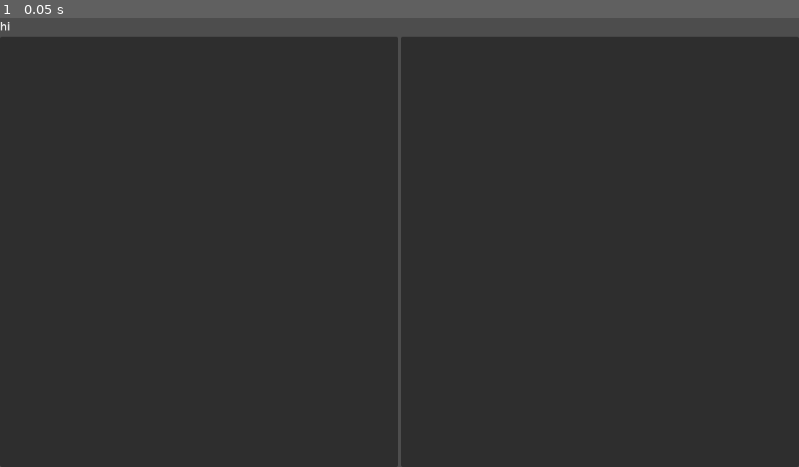
Above: before the commit, frame 1.
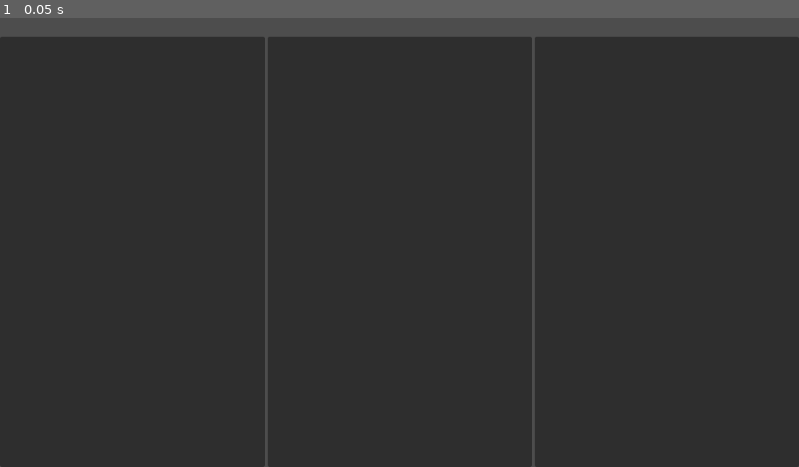
Above: after the commit, the same moment.

Repository: Virus-Axel/godot-solana-sdk
Game: Godot game, scene res://anchor_program_demos.tscn
The game is run twice, just before and just after one commit, with the same random seed, the same clock (stepped at 60 frames per second) and the same inputs.
Inputs:
- Up to frame 1 (0.05 s): no input

The runs differ from the first frame. In frame 1, 1.1% of the frame differs, in the area x 0-67%, y 0-100%.
Error before the commit: Invalid call. Nonexistent function 'set_pid' in base 'Node'. (res://AnchorProgramDemos.gd:37)
Error after the commit: Parse Error: Could not find type "Instruction" in the current scope. (res://AnchorProgramDemos.gd:73)

Commit message:
Add build instruction demo
Add a demo for loading an IDL from a JSON file. These changes also include
a fix for PID property. It is changed to be mandatory and always visible.

Diff:
--- a/example/AnchorProgram/AnchorProgramDemos.gd
+++ b/example/AnchorProgram/AnchorProgramDemos.gd
@@ -1,7 +1,7 @@
 extends VBoxContainer
 
 
-const TOTAL_CASES := 2
+const TOTAL_CASES := 4
 var passed_test_mask := 0
 
 
@@ -43,6 +43,21 @@
 	PASS(0)
 
 
+func read_idl_from_json():
+	# This should not be done from gdscript.
+	# Use the editor properties instead.
+	# This function is only for testing purposes.
+
+	$AnchorProgram2.set_pid("CndyV3LdqHUfDLmE5naZjVN8rBZz4tqhdefbAnjHG3JR")
+	$AnchorProgram2.json_file = load("res://test_idl.json")
+	$AnchorProgram2.set_try_from_json_file(true)
+
+	assert(not $AnchorProgram2.idl.is_empty())
+	display_dict($AnchorProgram2.idl, $GridContainer/IdlTree2.create_item())
+
+	PASS(1)
+
+
 func fetch_idl_account_demo():
 	var res = $AnchorProgram.fetch_account("CandyMachine", "2kJKEGhqGXJJtoWPfxnKq1Y2bN4eF9GQ39SAcGu8TDZn")
 	assert(res == OK)
@@ -50,13 +65,24 @@
 	assert(not account_data.is_empty())
 	display_dict(account_data, $GridContainer/AccountDataTree.create_item())
 
-	PASS(1)
+	PASS(2)
+
+
+func build_instruction_demo():
+	# Params according to IDL.
+	var ix: Instruction = $AnchorProgram2.build_instruction("test_instruction", [Pubkey.new_random(), Keypair.new_random()], {"name" : "test_name", "url": "test_url"})
+	assert(ix != null)
+
+	PASS(3)
 
 
 func _ready():
 	# Next test case is depending on IDL so await it.
+	await read_idl_from_json()
 	await fetch_idl_from_pid_demo()
+
 	fetch_idl_account_demo()
+	build_instruction_demo()
 
 
 func _on_timeout_timeout():
--- a/example/AnchorProgram/anchor_program_demos.tscn
+++ b/example/AnchorProgram/anchor_program_demos.tscn
@@ -15,10 +15,51 @@
 
 [node name="Label" type="Label" parent="."]
 layout_mode = 2
-text = "hi"
 
 [node name="AnchorProgram" type="AnchorProgram" parent="."]
 idl = {}
+
+[node name="AnchorProgram2" type="AnchorProgram" parent="."]
+idl = {
+"instructions": [{
+"accounts": [{
+"isMut": true,
+"isSigner": false,
+"name": "mut_nonsigner"
+}, {
+"isMut": false,
+"isSigner": true,
+"name": "imut_signer"
+}],
+"args": [{
+"name": "index",
+"type": "u32"
+}, {
+"name": "test_type",
+"type": {
+"vec": {
+"defined": "test_type"
+}
+}
+}],
+"name": "test_instruction"
+}],
+"name": "test_program",
+"types": [{
+"name": "test_type",
+"type": {
+"fields": [{
+"name": "name",
+"type": "string"
+}, {
+"name": "uri",
+"type": "string"
+}],
+"kind": "struct"
+}
+}],
+"version": "0.0.1"
+}
 
 [node name="Timeout" type="Timer" parent="."]
 wait_time = 10.0
@@ -28,9 +69,15 @@
 [node name="GridContainer" type="GridContainer" parent="."]
 layout_mode = 2
 size_flags_vertical = 3
+columns = 3
+
+[node name="IdlTree" type="Tree" parent="GridContainer"]
+layout_mode = 2
+size_flags_horizontal = 3
+size_flags_vertical = 3
 columns = 2
 
-[node name="IdlTree" type="Tree" parent="GridContainer"]
+[node name="IdlTree2" type="Tree" parent="GridContainer"]
 layout_mode = 2
 size_flags_horizontal = 3
 size_flags_vertical = 3
--- /dev/null
+++ b/example/AnchorProgram/test_idl.json
@@ -0,0 +1,53 @@
+{
+  "version": "0.0.1",
+  "name": "test_program",
+  "instructions": [
+	{
+	  "name": "test_instruction",
+	  "accounts": [
+		{
+		  "name": "mut_nonsigner",
+		  "isMut": true,
+		  "isSigner": false,
+		},
+		{
+		  "name": "imut_signer",
+		  "isMut": false,
+		  "isSigner": true,
+		}
+	  ],
+	  "args": [
+		{
+		  "name": "index",
+		  "type": "u32"
+		},
+		{
+		  "name": "test_type",
+		  "type": {
+			"vec": {
+			  "defined": "test_type"
+			}
+		  }
+		}
+	  ]
+	}
+  ],
+  "types": [
+	{
+	  "name": "test_type",
+	  "type": {
+		"kind": "struct",
+		"fields": [
+		  {
+			"name": "name",
+			"type": "string"
+		  },
+		  {
+			"name": "uri",
+			"type": "string"
+		  }
+		]
+	  }
+	},
+  ],
+}
Not shown, changed: src/anchor_program.cpp
